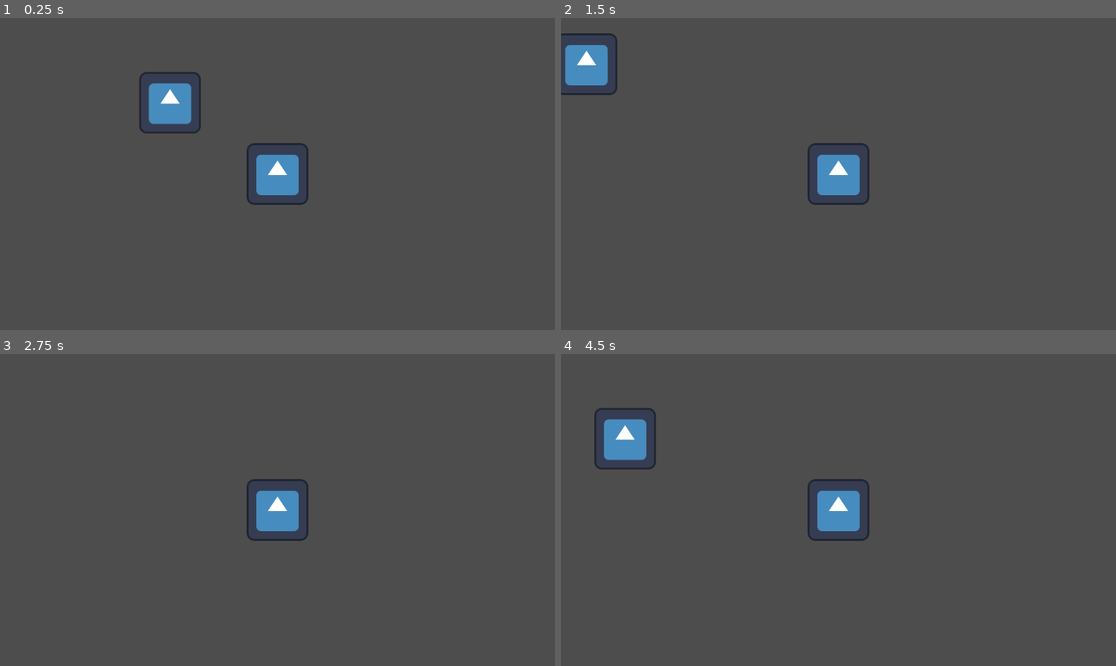
Above: before the commit, frames 1-4 (two rows, left to right).
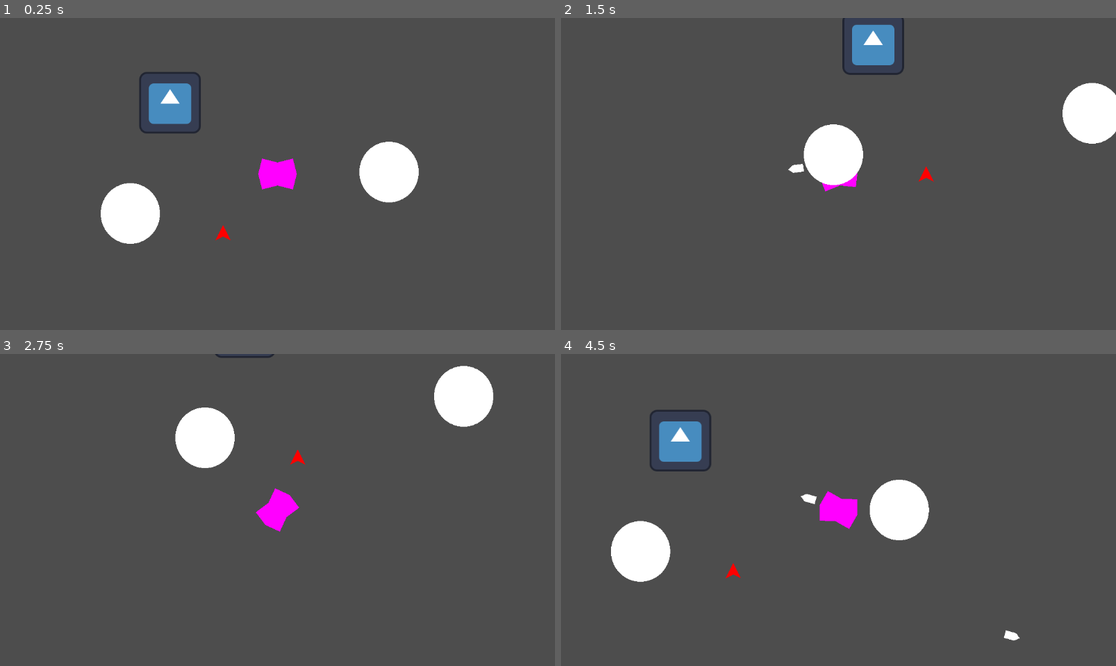
Above: after the commit, the same moments.

Repository: FredzyPythoner/L30HP
Game: Godot game, scene res://Scenes/Main.tscn
The game is run twice, just before and just after one commit, with the same random seed, the same clock (stepped at 60 frames per second) and the same inputs. The engine's default icon, where the game draws it, is replaced by a stand-in: a white triangle on a blue panel in a dark square.
Inputs (mouse positions are in pixels of both pictures, inside the frame that each line leads up to):
- Up to frame 1 (0.25 s): no input
- Up to frame 2 (1.5 s): tap Enter at 0.5 s; move the mouse to (960, 158) at 0.52 s; hold D (move_right) 0.53-1.28 s; tap Space (fire, bound only after the commit) at 0.6, 1.35 s; move the mouse to (727, 189) at 1.27 s; hold S (move_down) from 1.28 s (still down)
- Up to frame 3 (2.75 s): move the mouse to (333, 441) at 2.02 s; release S (move_down) at 2.03 s; hold D (move_right) from 2.03 s (still down); tap Space (fire, bound only after the commit) at 2.1 s
- Up to frame 4 (4.5 s): move the mouse to (810, 572) at 2.77 s; release D (move_right) at 2.78 s; hold W (move_up) 2.78-3.53 s; tap Space (fire, bound only after the commit) at 2.85, 3.6, 4.35 s; move the mouse to (1005, 556) at 3.52 s; hold A (move_left) from 3.53 s (still down); move the mouse to (672, 463) at 4.27 s

The runs differ from the first frame. In frame 1, 4.6% of the frame differs, in the area x 18-76%, y 39-73%; in frame 2, 6.1%; in frame 3, 4.7%; in frame 4, 7.2%, in the area x 6-83%, y 17-92%.

Commit message:
a lot

Diff:
--- a/Scenes/Main.tscn
+++ b/Scenes/Main.tscn
@@ -1,13 +1,27 @@
-[gd_scene load_steps=3 format=3 uid="uid://b7dakq8py00oy"]
+[gd_scene load_steps=6 format=3 uid="uid://b7dakq8py00oy"]
 
 [ext_resource type="PackedScene" uid="uid://b2eda7jlsd8uw" path="res://Scenes/player.tscn" id="1_pvi3p"]
 [ext_resource type="Texture2D" uid="uid://bdtd2dlketfn2" path="res://icon.svg" id="2_vsdhe"]
+[ext_resource type="PackedScene" uid="uid://elvsf2pqwa8n" path="res://portal_a.tscn" id="3_vb7kc"]
+[ext_resource type="PackedScene" uid="uid://c3o1menu3bti2" path="res://portal_b.tscn" id="4_55uln"]
+[ext_resource type="PackedScene" uid="uid://cpdlhkkpp5qla" path="res://Scenes/enemy.tscn" id="5_op2xl"]
 
-[node name="Node2D" type="Node2D"]
+[node name="Main" type="Node2D"]
+
+[node name="Icon" type="Sprite2D" parent="."]
+position = Vector2(321, 140)
+texture = ExtResource("2_vsdhe")
 
 [node name="Player" parent="." instance=ExtResource("1_pvi3p")]
 position = Vector2(544, 288)
 
-[node name="Icon" type="Sprite2D" parent="."]
-position = Vector2(321, 140)
-texture = ExtResource("2_vsdhe")
+[node name="PortalA" parent="." instance=ExtResource("3_vb7kc")]
+position = Vector2(239, 370)
+target_portal = NodePath("../PortalB")
+
+[node name="PortalB" parent="." instance=ExtResource("4_55uln")]
+position = Vector2(776, 284)
+target_portal = NodePath("../PortalA")
+
+[node name="Enemy" parent="." instance=ExtResource("5_op2xl")]
+position = Vector2(431, 409)
--- /dev/null
+++ b/Scenes/bullet.tscn
@@ -0,0 +1,19 @@
+[gd_scene load_steps=3 format=3 uid="uid://6fgolk01go3h"]
+
+[ext_resource type="Script" path="res://bullet.gd" id="1_nde6d"]
+
+[sub_resource type="CapsuleShape2D" id="CapsuleShape2D_64073"]
+radius = 8.0
+height = 32.0
+
+[node name="Bullet" type="Area2D"]
+script = ExtResource("1_nde6d")
+
+[node name="Polygon2D" type="Polygon2D" parent="."]
+position = Vector2(8, 0)
+rotation = 1.5708
+polygon = PackedVector2Array(-8, 22, 8, 22, 8, 0, 0, -10, -8, 0)
+
+[node name="CollisionShape2D" type="CollisionShape2D" parent="."]
+rotation = 1.5708
+shape = SubResource("CapsuleShape2D_64073")
--- /dev/null
+++ b/Scenes/enemy.gd
@@ -0,0 +1,20 @@
+extends Area2D
+
+var damage: int = 20
+var health: int = 100
+
+func _on_body_entered(body: Node2D) -> void:
+	if 1 == 1:
+		body.take_damage(damage)
+
+func take_damage(amount: int):
+	health -= amount
+	print("Enemy took damage: ", amount)
+	print("Remaining health: ", health)
+
+	if health <= 0:
+		die()
+
+func die():
+	print("Player has died!")
+	queue_free()  # This will remove the player from the scene
--- /dev/null
+++ b/Scenes/enemy.tscn
@@ -0,0 +1,16 @@
+[gd_scene load_steps=3 format=3 uid="uid://cpdlhkkpp5qla"]
+
+[ext_resource type="Script" path="res://Scenes/enemy.gd" id="1_eoybj"]
+
+[sub_resource type="CapsuleShape2D" id="CapsuleShape2D_5t5ec"]
+
+[node name="Enemy" type="Area2D"]
+script = ExtResource("1_eoybj")
+
+[node name="Polygon2D" type="Polygon2D" parent="."]
+position = Vector2(0, -15)
+color = Color(1, 0, 0, 1)
+polygon = PackedVector2Array(0, 24, -16, 32, 0, 0, 16, 32)
+
+[node name="CollisionShape2D" type="CollisionShape2D" parent="."]
+shape = SubResource("CapsuleShape2D_5t5ec")
--- a/Scenes/player.gd
+++ b/Scenes/player.gd
@@ -1,23 +1,65 @@
-extends Area2D
+extends CharacterBody2D
 
-# Speed of the player movement in pixels per second
-var speed = 400
+
+# Movement speed variable
+var speed = 200
+var health: int = 100
+
+@export var Bullet : PackedScene
+@onready var portal_a = $PortalA # Path to Portal A
+@onready var portal_b = $PortalB # Path to Portal B
+
+
+func teleport(target_portal):
+	global_position = target_portal.global_position
 
 func _physics_process(delta):
-	var input_vector = Vector2.ZERO
+	# Get the mouse position in global coordinates
+	var mouse_position = get_global_mouse_position()
 
-	# Check for movement input
+	# Rotate to face the mouse position
+	look_at(mouse_position)
+
+	# Initialize velocity
+	var velocity = Vector2()
+
+	# Use up/down keys to control vertical movement
 	if Input.is_action_pressed("move_up"):
-		input_vector.y -= 1
+		velocity.y -= 1  # Always move up in world space
 	if Input.is_action_pressed("move_down"):
-		input_vector.y += 1
+		velocity.y += 1  # Always move down in world space
+
+	# Use left/right keys to control horizontal movement
+	if Input.is_action_pressed("move_right"):
+		velocity.x += 1  # Always move right in world space
 	if Input.is_action_pressed("move_left"):
-		input_vector.x -= 1
-	if Input.is_action_pressed("move_right"):
-		input_vector.x += 1
+		velocity.x -= 1  # Always move left in world space
 
-	# Normalize the input vector to prevent faster diagonal movement
-	if input_vector != Vector2.ZERO:
-		input_vector = input_vector.normalized()
-		# Move the player
-		position += input_vector * speed * delta
+	# Normalize the velocity to maintain consistent speed
+	if velocity.length() > 0:
+		velocity = velocity.normalized() * speed
+
+	# Set the CharacterBody2D's velocity
+	self.velocity = velocity
+
+	# Move the CharacterBody2D
+	move_and_slide()
+	if Input.is_action_just_pressed("fire"):
+		shoot()
+func shoot():
+	var b = Bullet.instantiate()
+	get_parent().add_child(b)
+	b.global_transform = $Muzzle.global_transform
+
+
+func take_damage(amount: int):
+	health -= amount
+	print("Player took damage: ", amount)
+	print("Remaining health: ", health)
+
+	if health <= 0:
+		die()
+
+func die():
+	print("Player has died!")
+	queue_free()  # This will remove the player from the scene
--- a/Scenes/player.tscn
+++ b/Scenes/player.tscn
@@ -1,14 +1,23 @@
-[gd_scene load_steps=3 format=3 uid="uid://b2eda7jlsd8uw"]
+[gd_scene load_steps=4 format=3 uid="uid://b2eda7jlsd8uw"]
 
 [ext_resource type="Script" path="res://Scenes/player.gd" id="1_dso0s"]
-[ext_resource type="Texture2D" uid="uid://bdtd2dlketfn2" path="res://icon.svg" id="1_ysjub"]
+[ext_resource type="PackedScene" uid="uid://6fgolk01go3h" path="res://Scenes/bullet.tscn" id="2_b738u"]
 
-[node name="Player" type="Area2D"]
+[sub_resource type="RectangleShape2D" id="RectangleShape2D_2itow"]
+size = Vector2(64, 64)
+
+[node name="Player" type="CharacterBody2D"]
 script = ExtResource("1_dso0s")
+Bullet = ExtResource("2_b738u")
 
 [node name="CollisionShape2D" type="CollisionShape2D" parent="."]
+shape = SubResource("RectangleShape2D_2itow")
 
 [node name="Camera2D" type="Camera2D" parent="."]
 
-[node name="Sprite2D" type="Sprite2D" parent="."]
-texture = ExtResource("1_ysjub")
+[node name="Polygon2D" type="Polygon2D" parent="."]
+position = Vector2(-32, -32)
+color = Color(1, 0, 1, 1)
+polygon = PackedVector2Array(64, 64, 72, 32, 64, 0, 32, 8, 0, 0, -8, 32, 0, 64, 32, 56)
+
+[node name="Muzzle" type="Marker2D" parent="."]
--- /dev/null
+++ b/bullet.gd
@@ -0,0 +1,18 @@
+extends Area2D
+
+var speed = 750
+var linear_velocity = 100
+func _physics_process(delta):
+	position += transform.x * speed * delta
+
+func _on_Bullet_body_entered(body):
+	if body.is_in_group("mobs"):
+		body.queue_free()
+	queue_free()
+
+
+var damage: int = 20
+
+func _on_body_entered(body: Node2D) -> void:
+	if 1 == 1:
+		body.take_damage(damage)
--- a/project.godot
+++ b/project.godot
@@ -37,3 +37,8 @@
 "events": [Object(InputEventKey,"resource_local_to_scene":false,"resource_name":"","device":-1,"window_id":0,"alt_press …(192 unchanged characters)…
 ]
 }
+fire={
+"deadzone": 0.5,
+"events": [Object(InputEventKey,"resource_local_to_scene":false,"resource_name":"","device":-1,"window_id":0,"alt_pressed":false,"shift_pressed":false,"ctrl_pressed":false,"meta_pressed":false,"pressed":false,"keycode":0,"physical_keycode":32,"key_label":0,"unicode":32,"location":0,"echo":false,"script":null)
+]
+}
Not shown, added: Assets/Sounds/laserShoot.wav.import
Renamed: Scenes/PortalA.gd -> PortalA.gd
Renamed: Scenes/playerv2.gd -> playerv2.gd
Renamed: Scenes/portalB.gd -> portalB.gd
Renamed: Scenes/portal_a.tscn -> portal_a.tscn
Renamed: Scenes/portal_b.tscn -> portal_b.tscn
Not shown, added: Assets/Sounds/laserShoot.wav
